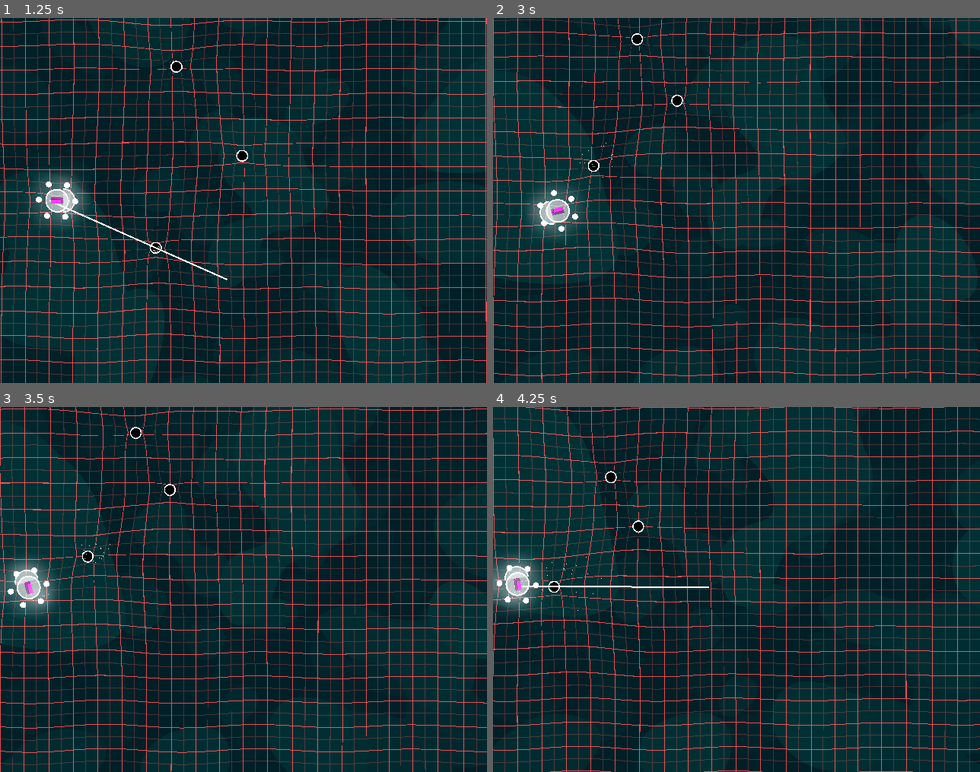
Above: before the commit, frames 1-4 (two rows, left to right).
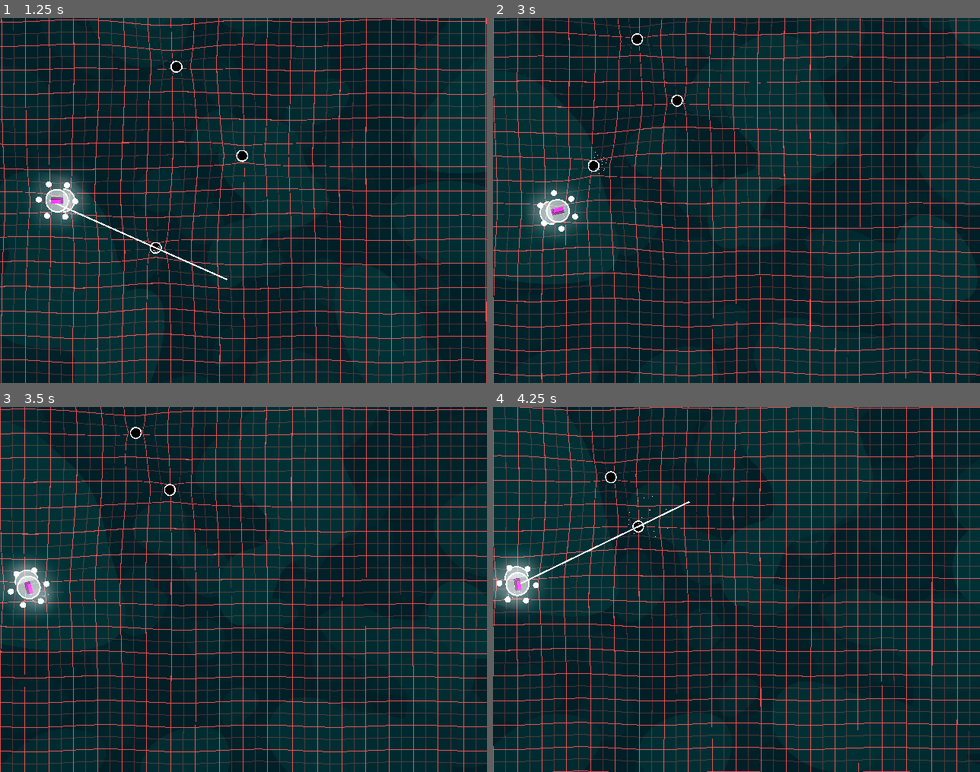
Above: after the commit, the same moments.

Repository: 3xcpy/roguelike-arcade-driving
Game: Godot game, scene res://scenes/main.tscn
Two runs of this game, one before a commit and one after it. Both use one fixed random seed, a clock stepped at 60 frames per second and the inputs below. The engine's default icon, where the game draws it, is replaced by a stand-in: a white triangle on a blue panel in a dark square.
Inputs (mouse positions are in pixels of both pictures, inside the frame that each line leads up to):
- Up to frame 1 (1.25 s): click "Start Game" at 0.5 s
- Up to frame 2 (3 s): tap Enter (ui_accept) at 1.25, 1.52, 2.27 s; move the mouse to (843, 182) at 1.27 s; hold Right (steer_right) 1.28-2.03 s; tap Alt at 1.35, 2.85 s; move the mouse to (639, 218) at 2.02 s; hold Down 2.03-2.78 s; tap Shift at 2.1 s; move the mouse to (785, 120) at 2.77 s; hold Right (steer_right) from 2.78 s (still down)
- Up to frame 3 (3.5 s): keep holding Right (steer_right)
- Up to frame 4 (4.25 s): move the mouse to (712, 662) at 3.52 s; release Right (steer_right) at 3.53 s; hold Up from 3.53 s (still down); tap Shift at 3.6 s; tap Enter (ui_accept) at 3.77 s

Frame 1 is identical in both runs. In frame 2, less than 0.1% of the frame differs, in the area x 17-25%, y 34-44%; in frame 3, 8.2%; in frame 4, 8.5%, in the area x 0-100%, y 0-100%.

Commit message:
made the upgrade templates and started on the upgrade select ui

Diff:
--- a/scenes/laser.tscn
+++ b/scenes/laser.tscn
@@ -17,7 +17,7 @@
 shape = SubResource("SegmentShape2D_5no5p")
 
 [node name="Timer" type="Timer" parent="."]
-wait_time = 0.2
+wait_time = 0.3
 one_shot = true
 autostart = true
 
--- a/scenes/stage.tscn
+++ b/scenes/stage.tscn
@@ -1,14 +1,10 @@
-[gd_scene load_steps=21 format=3 uid="uid://wb45rm4nabob"]
+[gd_scene load_steps=17 format=3 uid="uid://wb45rm4nabob"]
 
 [ext_resource type="PackedScene" uid="uid://dhtn00310jucy" path="res://scenes/player.tscn" id="1_8rem4"]
 [ext_resource type="Script" uid="uid://cjhq168l74jfy" path="res://scripts/game_manager.gd" id="1_st0q7"]
-[ext_resource type="Script" uid="uid://dhk18celqtlog" path="res://scripts/upgrade.gd" id="2_1hwpr"]
 [ext_resource type="Texture2D" uid="uid://phtn83sdcm6r" path="res://sprites/grid.png" id="2_gi7kc"]
 [ext_resource type="Shader" uid="uid://celbxoq3s5mxx" path="res://shaders/floor.gdshader" id="2_kewym"]
-[ext_resource type="Resource" uid="uid://bds1dkbfyg3nf" path="res://upgrades/aura_upgrade.tres" id="3_0hg5s"]
 [ext_resource type="Script" uid="uid://d3cvnf1armkbm" path="res://scripts/floor.gd" id="4_6c5u0"]
-[ext_resource type="Resource" uid="uid://cqqnrf1ssqhvw" path="res://upgrades/eyeball_upgrade.tres" id="4_jl6nj"]
-[ext_resource type="Resource" uid="uid://g28lebck74pb" path="res://upgrades/ram_upgrade.tres" id="5_e38vs"]
 [ext_resource type="PackedScene" uid="uid://512cfge4e2ek" path="res://scenes/background_layer.tscn" id="7_1hwpr"]
 [ext_resource type="PackedScene" uid="uid://b4sghwhykpity" path="res://scenes/enemy.tscn" id="7_st0q7"]
 
@@ -55,7 +51,6 @@
 
 [node name="Stage" type="Node2D"]
 script = ExtResource("1_st0q7")
-upgrades = Array[ExtResource("2_1hwpr")]([ExtResource("3_0hg5s"), ExtResource("4_jl6nj"), ExtResource("5_e38vs")])
 
 [node name="Player" parent="." instance=ExtResource("1_8rem4")]
 position = Vector2(51, 269)
--- /dev/null
+++ b/scenes/upgrade_select_screen.tscn
@@ -0,0 +1,64 @@
+[gd_scene load_steps=2 format=3 uid="uid://duvjiydrgku8d"]
+
+[ext_resource type="Texture2D" uid="uid://jxabck5vuije" path="res://icon.svg" id="1_8pp2m"]
+
+[node name="UpgradeSelectScreen" type="Control"]
+layout_mode = 3
+anchors_preset = 15
+anchor_right = 1.0
+anchor_bottom = 1.0
+grow_horizontal = 2
+grow_vertical = 2
+
+[node name="MarginContainer" type="MarginContainer" parent="."]
+layout_mode = 1
+anchors_preset = 14
+anchor_top = 0.5
+anchor_right = 1.0
+anchor_bottom = 0.5
+offset_top = -64.0
+offset_bottom = 64.0
+grow_horizontal = 2
+grow_vertical = 2
+theme_override_constants/margin_left = 64
+theme_override_constants/margin_top = 0
+theme_override_constants/margin_right = 64
+theme_override_constants/margin_bottom = 0
+
+[node name="HBoxContainer" type="HBoxContainer" parent="MarginContainer"]
+layout_mode = 2
+theme_override_constants/separation = 64
+
+[node name="VBoxContainer" type="VBoxContainer" parent="MarginContainer/HBoxContainer"]
+layout_mode = 2
+
+[node name="TextureRect" type="TextureRect" parent="MarginContainer/HBoxContainer/VBoxContainer"]
+custom_minimum_size = Vector2(128, 128)
+layout_mode = 2
+texture = ExtResource("1_8pp2m")
+stretch_mode = 2
+
+[node name="Label" type="Label" parent="MarginContainer/HBoxContainer/VBoxContainer"]
+custom_minimum_size = Vector2(128, 0)
+layout_mode = 2
+theme_override_font_sizes/font_size = 11
+text = "Multiplies the aura radius by 2 and has many other interesting properties blablabla I need some text lorem ipsum blublub"
+autowrap_mode = 3
+
+[node name="VBoxContainer2" type="VBoxContainer" parent="MarginContainer/HBoxContainer"]
+layout_mode = 2
+
+[node name="TextureRect" type="TextureRect" parent="MarginContainer/HBoxContainer/VBoxContainer2"]
+custom_minimum_size = Vector2(128, 128)
+layout_mode = 2
+texture = ExtResource("1_8pp2m")
+stretch_mode = 2
+
+[node name="VBoxContainer3" type="VBoxContainer" parent="MarginContainer/HBoxContainer"]
+layout_mode = 2
+
+[node name="TextureRect" type="TextureRect" parent="MarginContainer/HBoxContainer/VBoxContainer3"]
+custom_minimum_size = Vector2(128, 128)
+layout_mode = 2
+texture = ExtResource("1_8pp2m")
+stretch_mode = 2
--- a/scripts/ram.gd
+++ b/scripts/ram.gd
@@ -1,10 +1,6 @@
-@tool class_name Ram extends Area2D
+class_name Ram extends Area2D
 
-@export var radius: float = 8.0:
-	set(new_radius):
-		radius = new_radius
-		if Engine.is_editor_hint():
-			update_values()
+@export var radius: float = 8.0
 
 @export var damage: float = 1.0
 var tick: float = 0.1
--- /dev/null
+++ b/scripts/upgrade templates/aura_upgrade.gd
@@ -0,0 +1,18 @@
+class_name AuraUpgrade extends Upgrade
+
+@export var radius: float = 0.0
+@export var radius_multiplier: float = 0.0
+@export var damage: float = 0.0
+@export var damage_multiplier: float = 0.0
+
+
+func apply(player: Player):
+	if radius > 0.0:
+		player.aura.radius += damage
+	if radius_multiplier > 0.0:
+		player.aura.radius = player.aura.damage * damage_multiplier
+	if damage > 0.0:
+		player.aura.damage += damage
+	if damage_multiplier > 0.0:
+		player.aura.damage = player.aura.damage * damage_multiplier
+	player.aura.update_values()
--- /dev/null
+++ b/scripts/upgrade templates/eyeball_upgrade.gd
@@ -0,0 +1,29 @@
+class_name EyeballUpgrade extends Upgrade
+
+@export var amount: int = 0
+@export var amount_multiplier: float = 0.0
+@export var damage: float = 0.0
+@export var damage_multiplier: float = 0.0
+@export var distance: float = 0.0
+@export var distance_multiplier: float = 0.0
+@export var rotation_speed: float = 0.0
+@export var rotation_speed_multiplier: float = 0.0
+
+func apply(player: Player):
+	if amount > 0:
+		player.eyeballs.amount += amount
+	if amount_multiplier > 0.0:
+		player.eyeballs.amount = int(player.eyeballs.amount * amount_multiplier)
+	if damage > 0.0:
+		player.eyeballs.damage += damage
+	if damage_multiplier > 0.0:
+		player.eyeballs.damage = player.eyeballs.damage * damage_multiplier
+	if distance > 0.0:
+		player.eyeballs.distance += distance
+	if distance_multiplier > 0.0:
+		player.eyeballs.distance = player.eyeballs.distance * distance_multiplier
+	if rotation_speed > 0.0:
+		player.eyeballs.rotation_speed += rotation_speed
+	if rotation_speed_multiplier > 0.0:
+		player.eyeballs.rotation_speed = player.eyeballs.rotation_speed * rotation_speed_multiplier
+	player.eyeballs.set_amount()
--- /dev/null
+++ b/scripts/upgrade templates/ram_upgrade.gd
@@ -0,0 +1,18 @@
+class_name RamUpgrade extends Upgrade
+
+@export var radius: float = 0.0
+@export var radius_multiplier: float = 0.0
+@export var damage: float = 0.0
+@export var damage_multiplier: float = 0.0
+
+
+func apply(player: Player):
+	if radius > 0.0:
+		player.aura.radius += damage
+	if radius_multiplier > 0.0:
+		player.aura.radius = player.aura.damage * damage_multiplier
+	if damage > 0.0:
+		player.aura.damage += damage
+	if damage_multiplier > 0.0:
+		player.aura.damage = player.aura.damage * damage_multiplier
+	player.ram.update_values()
--- a/scripts/upgrade.gd
+++ b/scripts/upgrade.gd
@@ -1,4 +1,7 @@
 class_name Upgrade extends Resource
 
-func apply(player: Player):
+@export var icon: Resource
+@export var description: String
+
+func apply(_player: Player):
 	pass
--- a/scripts/upgrades/aura_upgrade.gd
+++ /dev/null
@@ -1,5 +0,0 @@
-class_name AuraUpgrade extends Upgrade
-
-func apply(player: Player):
-	player.aura.radius += 16
-	player.aura.update_values()
--- a/scripts/upgrades/eyeball_upgrade.gd
+++ /dev/null
@@ -1,5 +0,0 @@
-class_name EyeballUpgrade extends Upgrade
-
-func apply(player: Player):
-	player.eyeballs.amount += 1
-	player.eyeballs.set_amount()
--- a/scripts/upgrades/ram_upgrade.gd
+++ /dev/null
@@ -1,5 +0,0 @@
-class_name RamUpgrade extends Upgrade
-
-func apply(player: Player):
-	player.ram.radius += 16
-	player.ram.update_values()
--- /dev/null
+++ b/upgrades/aura_radius_upgrade.tres
@@ -0,0 +1,11 @@
+[gd_resource type="Resource" script_class="AuraUpgrade" load_steps=3 format=3 uid="uid://m5tlvbaxcoa"]
+
+[ext_resource type="Texture2D" uid="uid://bockus2fcd6ac" path="res://sprites/eyeballs-icon.png" id="1_hbnjc"]
+[ext_resource type="Script" uid="uid://knlr2h7xvtpj" path="res://scripts/upgrade templates/aura_upgrade.gd" id="1_w0ojn"]
+
+[resource]
+script = ExtResource("1_w0ojn")
+radius_multiplier = 2.0
+icon = ExtResource("1_hbnjc")
+description = "Doubles the aura radius"
+metadata/_custom_type_script = "uid://knlr2h7xvtpj"
--- a/upgrades/aura_upgrade.tres
+++ /dev/null
@@ -1,6 +0,0 @@
-[gd_resource type="Resource" script_class="AuraUpgrade" load_steps=2 format=3 uid="uid://bds1dkbfyg3nf"]
-
-[ext_resource type="Script" uid="uid://knlr2h7xvtpj" path="res://scripts/upgrades/aura_upgrade.gd" id="1_d4w88"]
-
-[resource]
-script = ExtResource("1_d4w88")
--- a/upgrades/eyeball_upgrade.tres
+++ /dev/null
@@ -1,6 +0,0 @@
-[gd_resource type="Resource" script_class="EyeballUpgrade" load_steps=2 format=3 uid="uid://cqqnrf1ssqhvw"]
-
-[ext_resource type="Script" uid="uid://mep4ovyjerpx" path="res://scripts/upgrades/eyeball_upgrade.gd" id="1_sxlpf"]
-
-[resource]
-script = ExtResource("1_sxlpf")
--- a/upgrades/ram_upgrade.tres
+++ /dev/null
@@ -1,6 +0,0 @@
-[gd_resource type="Resource" script_class="RamUpgrade" load_steps=2 format=3 uid="uid://g28lebck74pb"]
-
-[ext_resource type="Script" uid="uid://drmw3s644dh3g" path="res://scripts/upgrades/ram_upgrade.gd" id="1_5cgae"]
-
-[resource]
-script = ExtResource("1_5cgae")
Renamed: scripts/upgrades/aura_upgrade.gd.uid -> scripts/upgrade templates/aura_upgrade.gd.uid
Renamed: scripts/upgrades/eyeball_upgrade.gd.uid -> scripts/upgrade templates/eyeball_upgrade.gd.uid
Renamed: scripts/upgrades/ram_upgrade.gd.uid -> scripts/upgrade templates/ram_upgrade.gd.uid
Binary file added: sprites/eyeballs-icon.aseprite
Binary file added: sprites/eyeballs-icon.png
Not shown, added: sprites/eyeballs-icon.png.import
